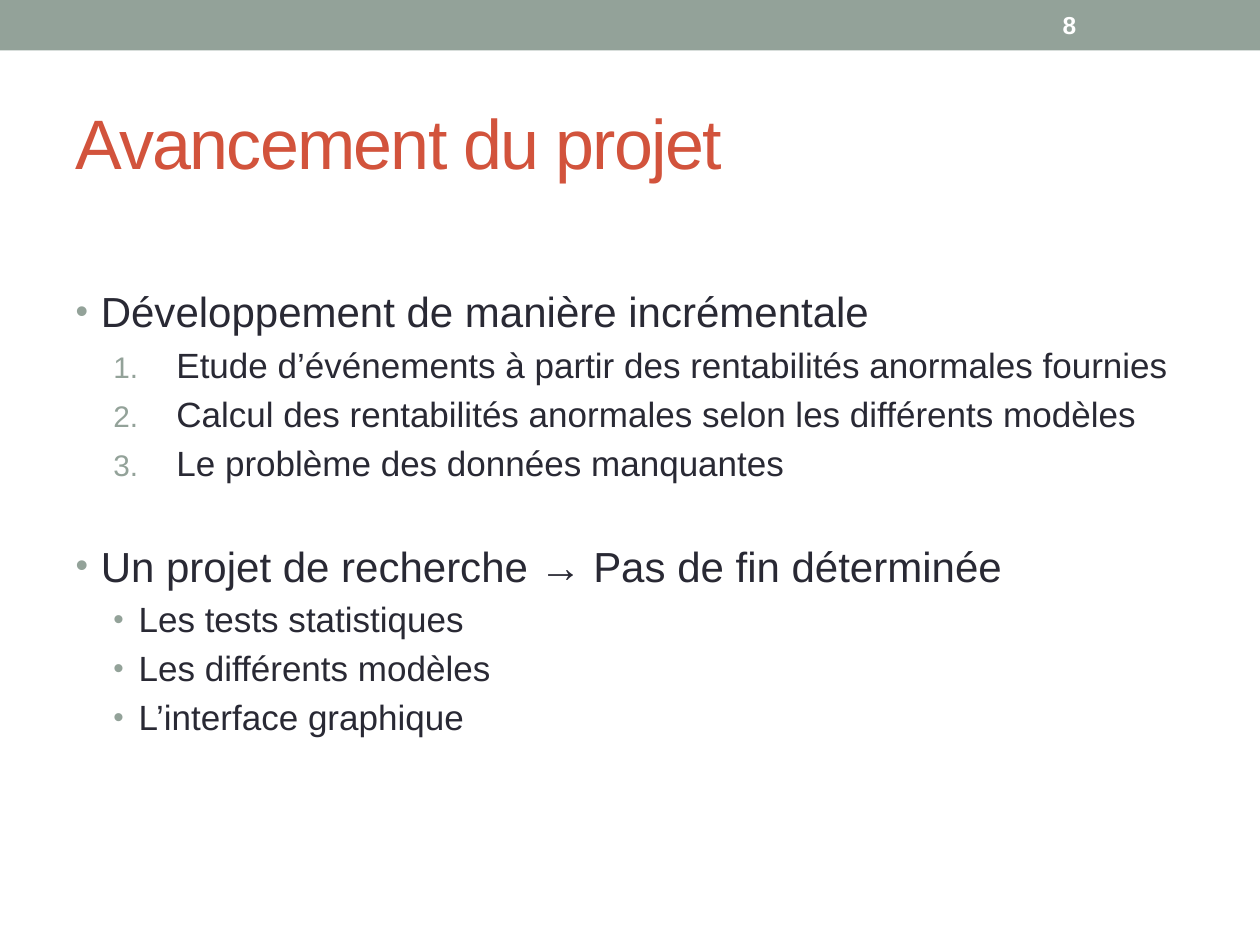
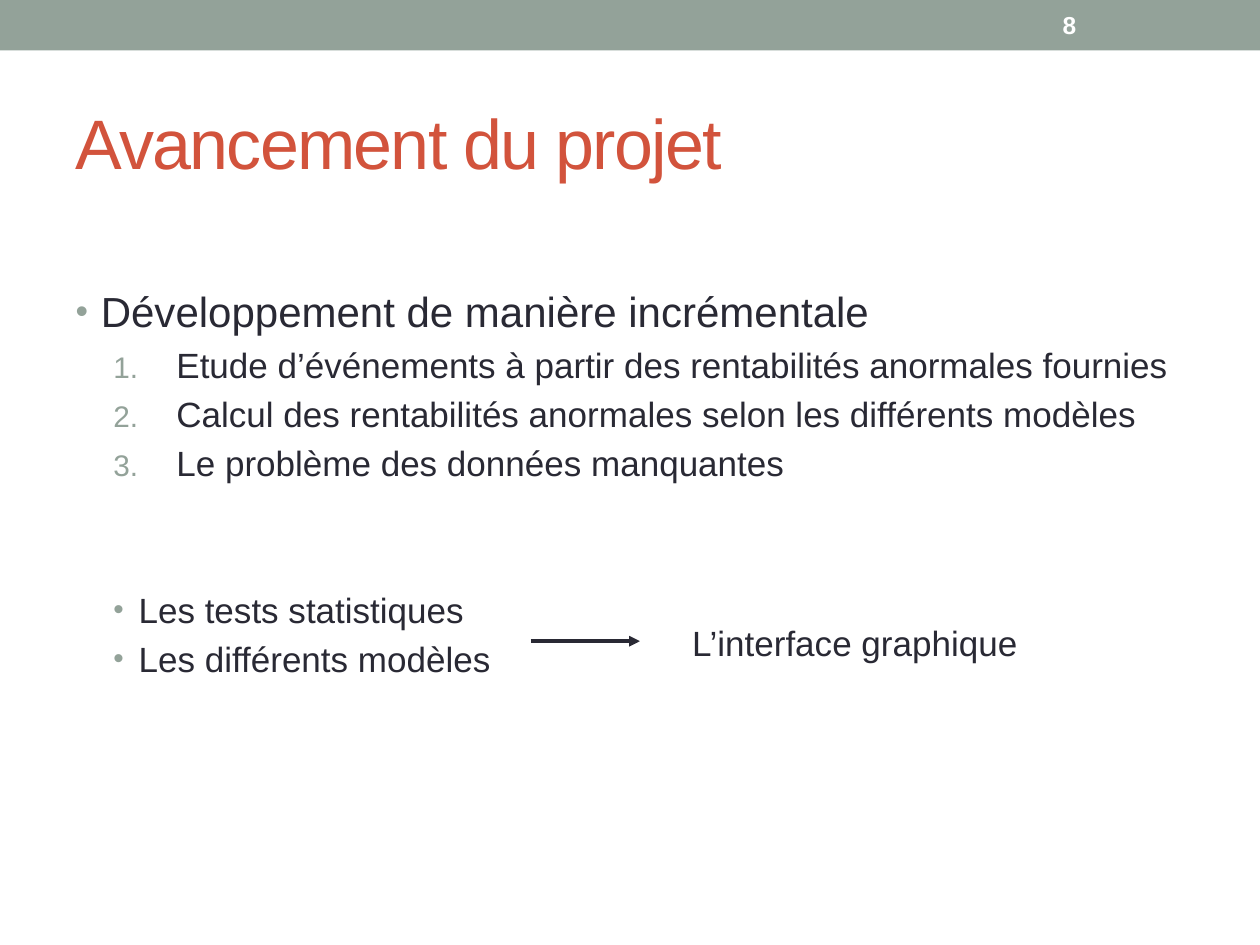
Before and after one commit to margotj38/Projet_de_spe, a slide deck: slide 8 of Sheme.pptx. Drawn at 1260x945 pixels with LibreOffice and Linux fonts; fonts in the diff are those of the drawing. Boxes give left, top, right and bottom in pixels: in the first picture for what was removed or moved away, otherwise in the second. Text is boxed around its words. In the diff, an @@ line names an element or a change of style, - is before the commit and + after.

Commit message:
modif avancement

```diff
--- a/Sheme.pptx
+++ b/Sheme.pptx
@@ text at (x1=101, y1=551, x2=1002, y2=590): paragraph removed @@
-• Un projet de recherche → Pas de fin déterminée
@@ arrow added from (530, 641) to (640, 641), #292934 2.08 pt @@
@@ text added at (x1=692, y1=630, x2=1017, y2=663), 20 pt, text #292934 @@
+  L’interface graphique
@@ text at (x1=139, y1=704, x2=464, y2=737): paragraph removed @@
-  • L’interface graphique
```
Also in this commit, not shown: 1 other slide changed.
